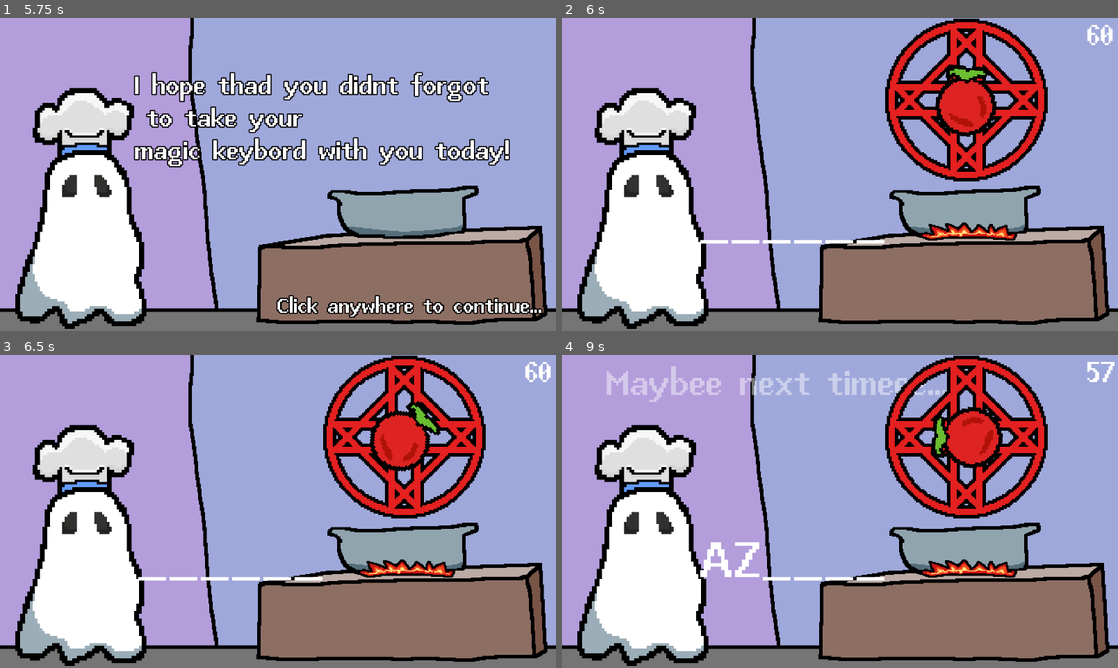
Above: before the commit, frames 1-4 (two rows, left to right).
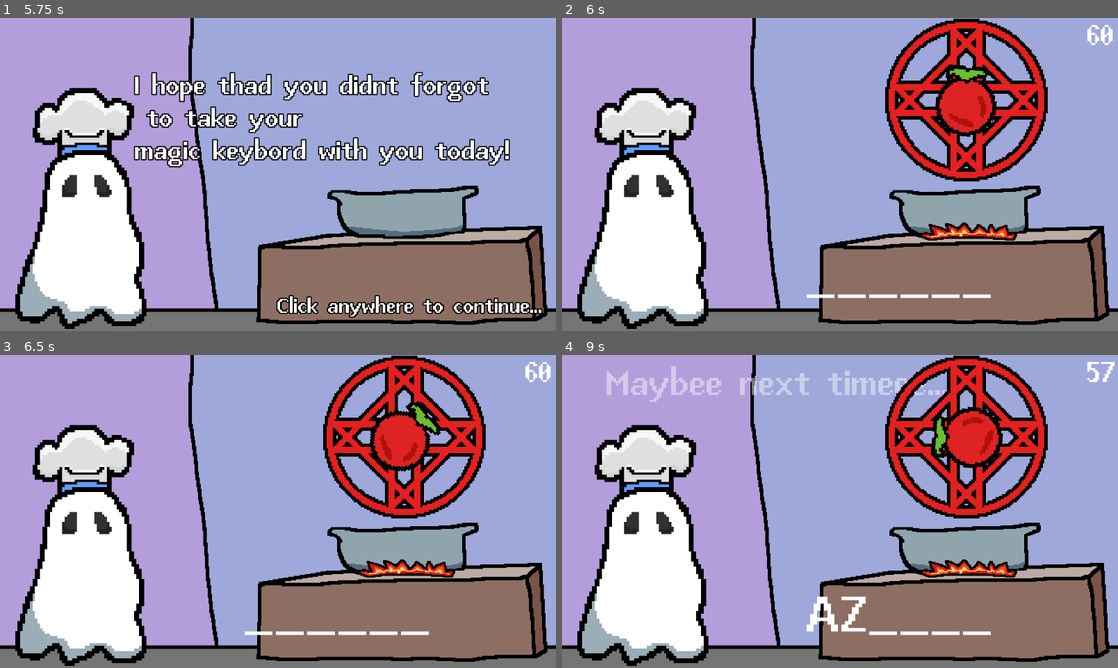
Above: after the commit, the same moments.

Repository: yohadams/ludum-dare-55
Game: Godot game, scene res://scenes/title_screan.tscn
Same seed, same stepped clock (60 frames per second), same inputs: the game is played once before the commit and once after it.
Inputs (mouse positions are in pixels of both pictures, inside the frame that each line leads up to):
- Up to frame 1 (5.75 s): tap Enter at 0.5, 2, 2.1, 2.75, 3.5, 3.6, 4.25, 5, 5.1 s; move the mouse to (278, 174) at 0.52 s; tap Z at 0.6, 2.85, 4.35 s; click (278, 174) at 0.67 s; tap Space at 0.77, 2.27, 3.77, 4.52, 5.27 s; click "Start the game" at 1.25 s; move the mouse to (278, 174) at 2.02 s; hold A 2.03-2.78 s; click (278, 174) at 2.17 s; move the mouse to (333, 105) at 2.77 s; click (333, 105) at 2.92 s; move the mouse to (250, 237) at 3.52 s; click (250, 237) at 3.67 s; move the mouse to (444, 221) at 4.27 s; hold A from 4.28 s (still down); click (444, 221) at 4.42 s; move the mouse to (111, 127) at 5.02 s; click (111, 127) at 5.17 s
- Up to frame 2 (6 s): keep holding A; move the mouse to (867, 174) at 5.77 s; tap Z at 5.85 s; click (867, 174) at 5.92 s
- Up to frame 3 (6.5 s): keep holding A
- Up to frame 4 (9 s): move the mouse to (756, 433) at 6.52 s; release A at 6.53 s; tap Enter at 6.6, 8.1 s; click (756, 433) at 6.67 s; tap Space at 6.77, 7.52, 8.27 s; move the mouse to (962, 495) at 7.27 s; tap Z at 7.35, 8.85 s; click (962, 495) at 7.42 s; move the mouse to (728, 527) at 8.02 s; click (728, 527) at 8.17 s; move the mouse to (895, 442) at 8.77 s; hold A from 8.78 s (still down); click (895, 442) at 8.92 s

Frame 1 is identical in both runs. In frame 2, 0.8% of the frame differs, in the area x 24-78%, y 70-90%; in frame 3, 0.8%; in frame 4, 1.6%, in the area x 24-78%, y 59-90%.

Commit message:
fix fullscrean bug

Diff:
--- a/scripts/main.gd
+++ b/scripts/main.gd
@@ -47,8 +47,8 @@
 var PauseScene = preload("res://scenes/pause.tscn")
 
 var screen_center = DisplayServer.window_get_size() / 2
-var word_x_offset = 125
-var word_y_offset = 250
+var word_x_offset = 770
+var word_y_offset = 600
 
 var correct_count = 0
 var misstakes_count = 0
@@ -113,7 +113,7 @@
 func create_new_word_component(random_answer: String):
 	word = WordComponent.instantiate()
 	word.init(random_answer)
-	word.position = Vector2(screen_center.x + word_x_offset, screen_center.y + word_y_offset)
+	word.position = Vector2(word_x_offset, word_y_offset)
 	add_child(word)
 
 func add_score_labels():
